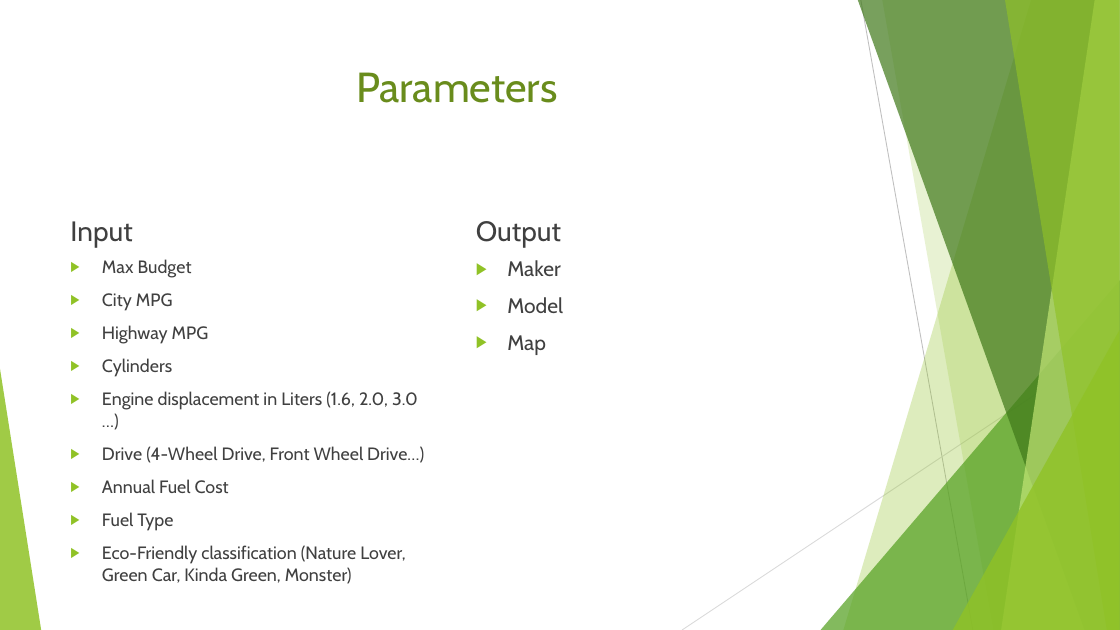
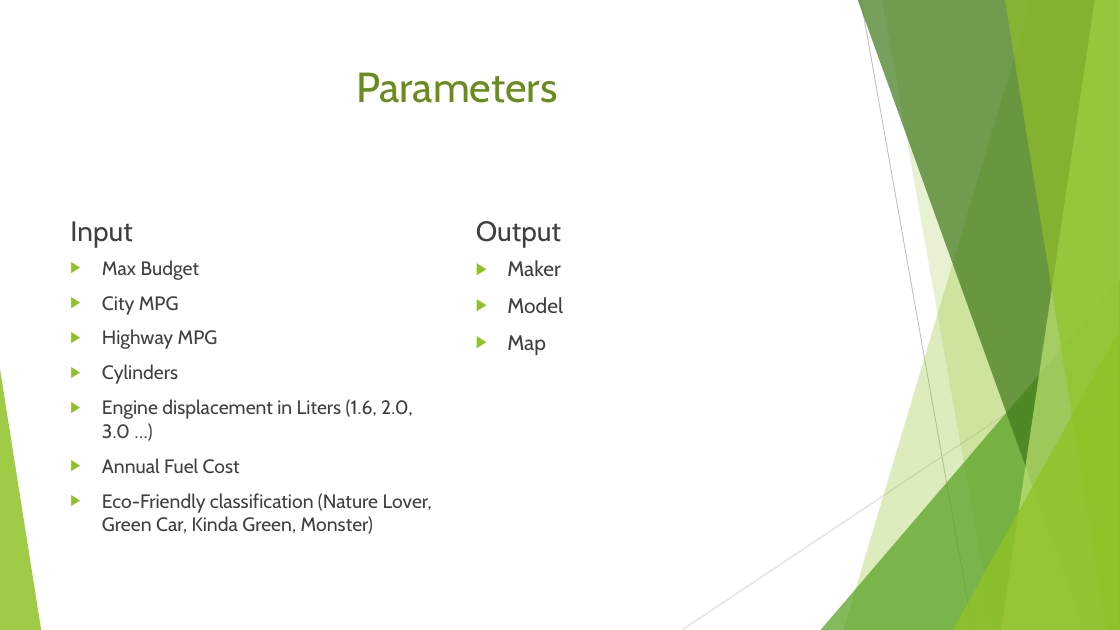
Before and after one commit to lin882/WL_Warriors, a slide deck: slide 4 of Presentation Final - everyone should check this.pptx. Drawn at 1120x630 pixels with LibreOffice and Linux fonts; fonts in the diff are those of the drawing. Boxes give left, top, right and bottom in pixels: in the first picture for what was removed or moved away, otherwise in the second. Text is boxed around its words. In the diff, an @@ line names an element or a change of style, - is before the commit and + after.

```diff
--- a/Presentation Final - everyone should check this.pptx
+++ b/Presentation Final - everyone should check this.pptx
@@ text "Max Budget" at bbox=[102, 260, 432, 534]: size 15.3 to 16.6 pt @@
@@ text at bbox=[102, 446, 424, 463]: paragraph removed @@
-▶ Drive (4-Wheel Drive, Front Wheel Drive…)
@@ text at bbox=[102, 512, 173, 531]: paragraph removed @@
-▶ Fuel Type
```
